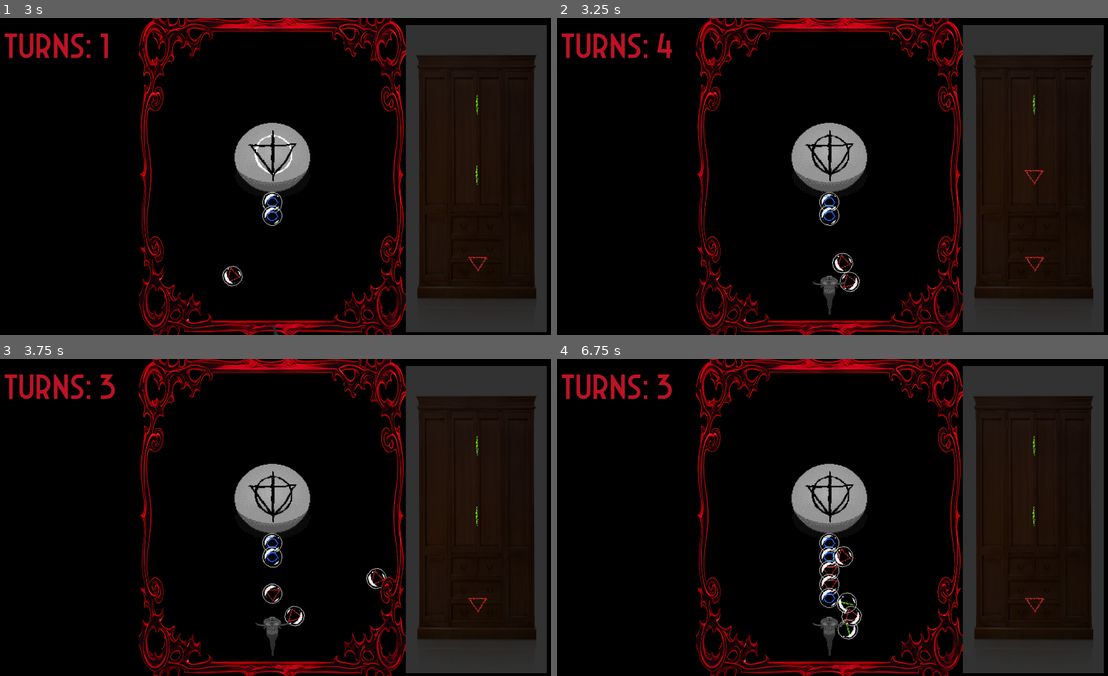
Above: before the commit, frames 1-4 (two rows, left to right).
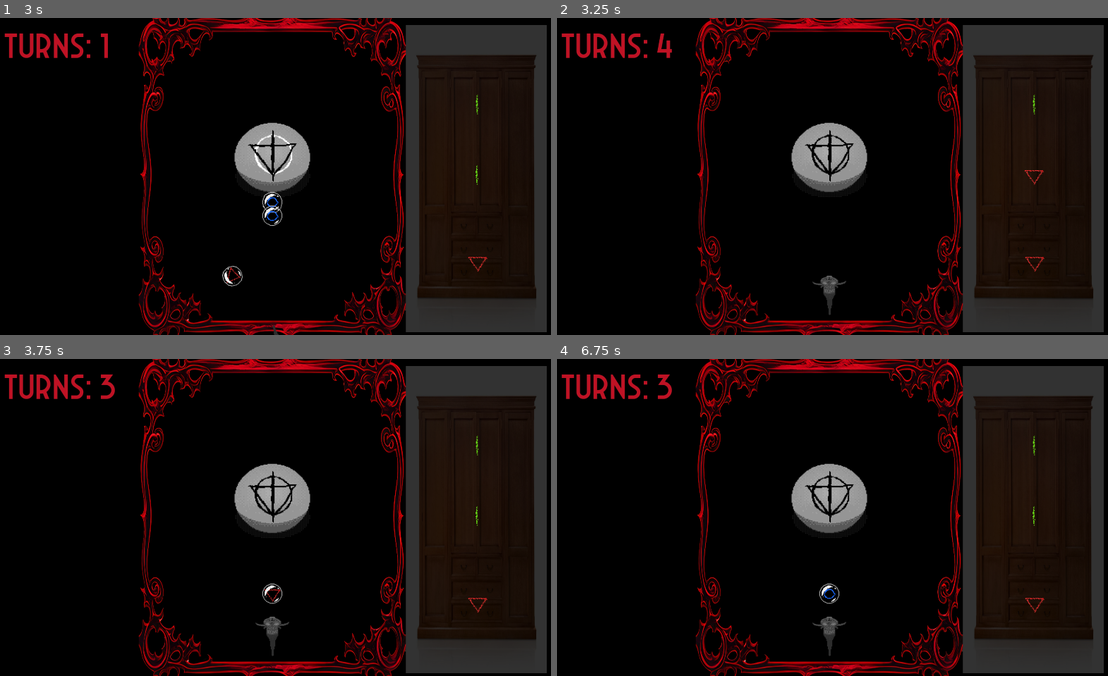
Above: after the commit, the same moments.

Repository: colton-o/bubblemancer
Game: Godot game, scene res://Levels/main.tscn
Two runs of this game, one before a commit and one after it. Both use one fixed random seed, a clock stepped at 60 frames per second and the inputs below.
Inputs (mouse positions are in pixels of both pictures, inside the frame that each line leads up to):
- Up to frame 1 (3 s): tap Enter at 0.5 s; move the mouse to (396, 160) at 0.52 s; click (396, 160) at 0.6 s; move the mouse to (159, 192) at 1.27 s; click (159, 192) at 1.35 s; move the mouse to (330, 106) at 2.02 s; hold A (x_rot_neg) 2.03-2.78 s; click (330, 106) at 2.3 s; move the mouse to (242, 239) at 2.77 s; tap D (x_rot_pos) at 2.85 s
- Up to frame 2 (3.25 s): click (799, 239) at 3.05 s
- Up to frame 3 (3.75 s): move the mouse to (440, 565) at 3.52 s; click (440, 565) at 3.6 s
- Up to frame 4 (6.75 s): move the mouse to (661, 469) at 4.27 s; click (661, 469) at 4.35 s; move the mouse to (860, 517) at 5.02 s; hold A (x_rot_neg) 5.03-5.78 s; click (860, 517) at 5.3 s; move the mouse to (744, 438) at 5.77 s; tap D (x_rot_pos) at 5.85 s; click (744, 438) at 6.05 s; move the mouse to (953, 501) at 6.52 s; click (953, 501) at 6.6 s

Frame 1 is identical in both runs. In frame 2, 0.4% of the frame differs, in the area x 47-56%, y 54-87%; in frame 3, 0.4%; in frame 4, 0.8%, in the area x 47-56%, y 54-89%.

Commit message:
fix root issue

Diff:
--- a/Scripts/gun.gd
+++ b/Scripts/gun.gd
@@ -29,7 +29,7 @@
 	var bubble_rune = $"../Inventory".bubble_array[0].rune
 	orb.get_child(1).set_texture($"../Inventory".rune_tex[bubble_rune])
 	orb.runeID = bubble_rune
-	get_node("/root").add_child(orb)
+	get_node("/root/Root").add_child(orb)
 	$"../Inventory".update_stash()
 	turns -= 1
 	$"../UI/Turn".text = "Turns: %s" % turns
